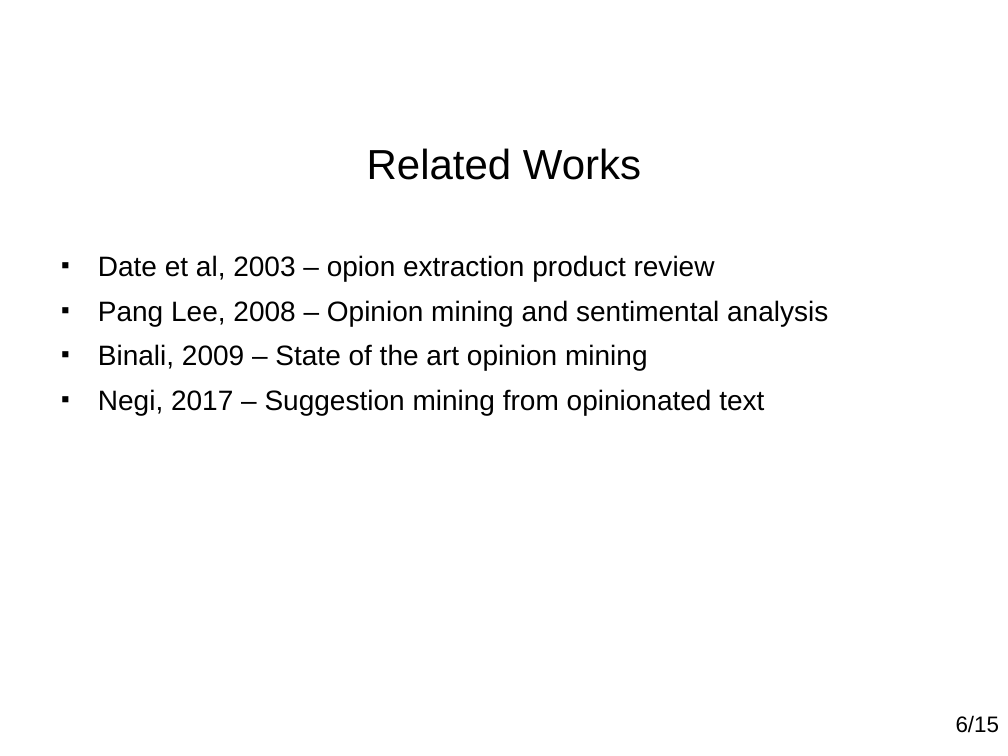
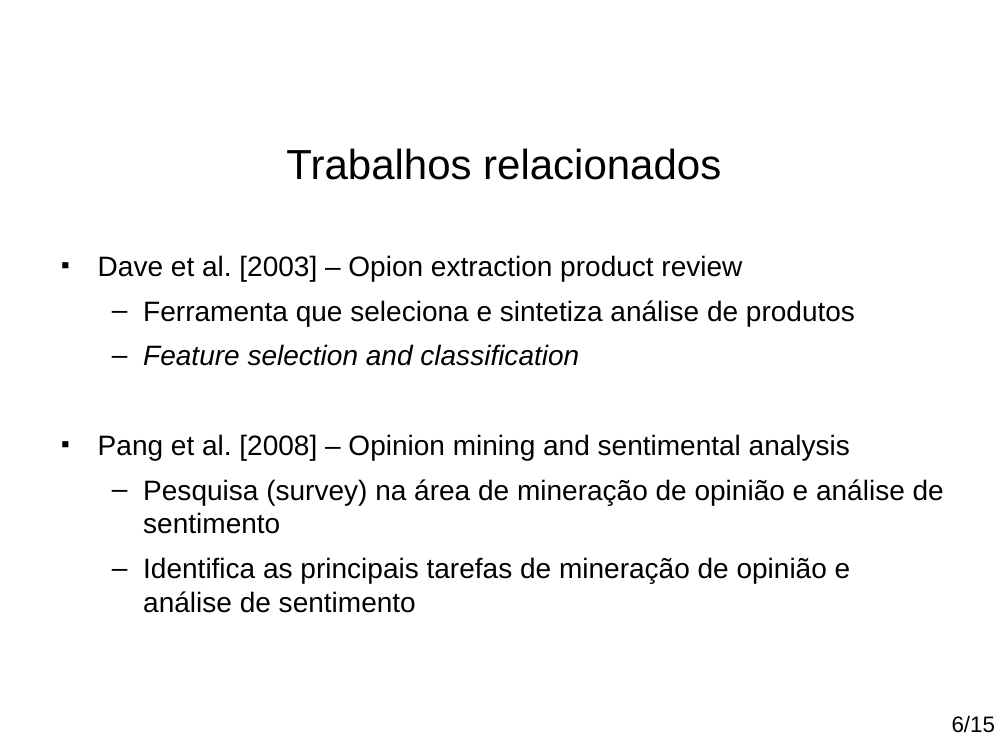
Before and after one commit to paulohq/apresentacao-NLP, a slide deck: slide 7 of apresentacao-mineracao-de-sugestoes.ppt (slide 6 before the commit). Drawn at 1008x756 pixels with LibreOffice and Linux fonts; fonts in the diff are those of the drawing; background and template pictures are left out. Boxes give left, top, right and bottom in pixels: in the first picture for what was removed or moved away, otherwise in the second. Text is boxed around its words. In the diff, an @@ line names an element or a change of style, - is before the commit and + after.

```diff
--- a/apresentacao-mineracao-de-sugestoes.ppt
+++ b/apresentacao-mineracao-de-sugestoes.ppt
@@ title at bbox=[286, 148, 721, 180]: text changed @@
-Related Works
+Trabalhos relacionados
@@ text at bbox=[98, 255, 944, 613]: text changed @@
-■ Date et al, 2003 – opion extraction product review
-■ Pang Lee, 2008 – Opinion mining and sentimental analysis
-■ Binali, 2009 – State of the art opinion mining
-■ Negi, 2017 – Suggestion mining from opinionated text
+■ Dave et al. [2003] – Opion extraction product review
+  – Ferramenta que seleciona e sintetiza análise de produtos
+  – Feature selection and classification
+■ Pang et al. [2008] – Opinion mining and sentimental analysis
+  – Pesquisa (survey) na área de mineração de opinião e análise de sentimento
+  – Identifica as principais tarefas de mineração de opinião e análise de sentimento
@@ text "6/15": place and size @@
-text "6/15" at bbox=[956, 715, 999, 733]
+text "6/15" at bbox=[952, 715, 995, 733]
```
Also in this commit, not shown: 20 other slides changed, 4 slides added, 4 slides removed, 3 other files.
